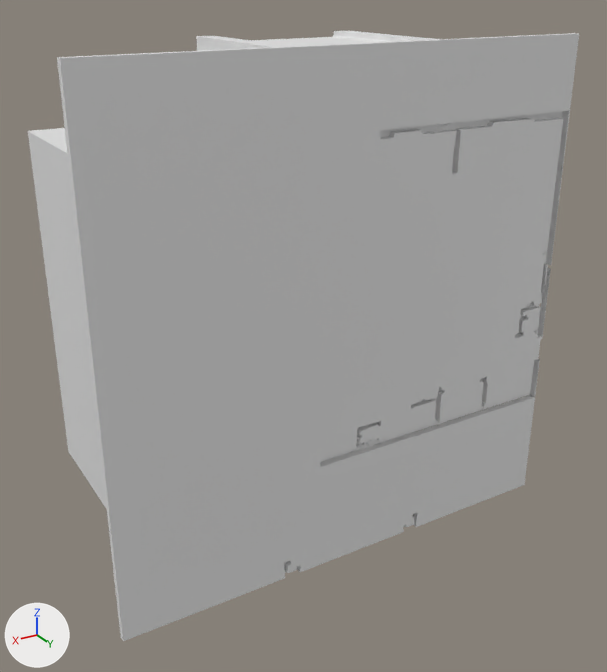
Two versions of the glTF model version one/out_3d/67_27.glb, one commit apart.
Both versions are drawn from a 50 mm camera at (13.64, 12.23, 11.46) aimed at (5.42, -1.47, 4.62). Arrows for +X, +Y and +Z are at lower left; the lights stay in place. Where no turn or scale is listed for an object, it has been applied to the vertices.

Names of what the first picture shows: 'geometry_0'.
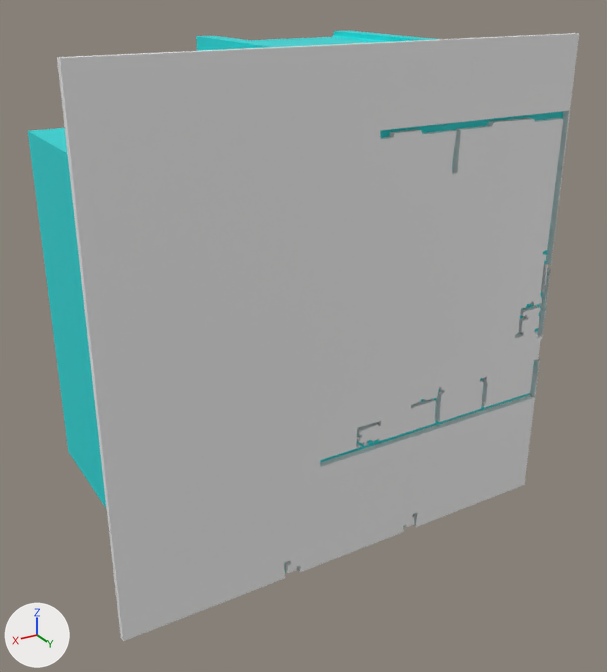
What differs and where, as boxes [x1, y1, x2, y2] in the pictures (607 x 672 px; the box of a moved part takes in the faces that stretch with it):
part 1 of me_geometry_0, moved or reshaped
    before: [414, 119, 535, 432]
    after: [436, 119, 486, 131]
part 2 of me_geometry_0, recoloured (grey to cyan)
    both: [28, 31, 569, 575]

Diff of the bpy script that builds the scene:
```diff
--- a/version one/out_3d/67_27.glb.py
+++ b/version one/out_3d/67_27.glb.py
@@ mat_defaultmaterial @@
+mat_defaultmaterial = bpy.data.materials.new('DefaultMaterial')
+mat_defaultmaterial.use_nodes = True; mat_defaultmaterial.node_tree.nodes.clear()
+_N = mat_defaultmaterial.node_tree.nodes; _L = mat_defaultmaterial.node_tree.links
+n0 = _N.new('ShaderNodeOutputMaterial'); n0.name = 'Material Output'
+n1 = _N.new('ShaderNodeBsdfPrincipled'); n1.name = 'Principled BSDF'
+n2 = _N.new('ShaderNodeVertexColor'); n2.name = 'Color Attribute'
+_L.new(n1.outputs[0], n0.inputs[0])  # 'BSDF' to 'Surface'
+_L.new(n2.outputs[0], n1.inputs[0])  # 'Color' to 'Base Color'
@@ me_geometry_0 @@
 # used by ob_geometry_0; location = (0.0, 0.0, 0.0)
-me_geometry_0.from_pydata(...)  # 512 vertices, 1000 faces; spans x 0.0..10.23, y -3.15..0.0, z 0.0..10.4
+me_geometry_0.from_pydata(...)  # 518 vertices, 1012 faces; spans x 0.0..10.23, y -3.15..0.0, z 0.0..10.4
+# me_geometry_0 part 1: 2 vertices removed from x 3.12, y -3.15..-0.15, z 8.86; 2 vertices added at x 3.11, y -3.15..-0.15, z 8.86
+# me_geometry_0 part 2: 658 faces spanning x 0.0..10.23, y -3.15..0.0, z 0.0..10.4 switch from no material to mat_defaultmaterial
```
